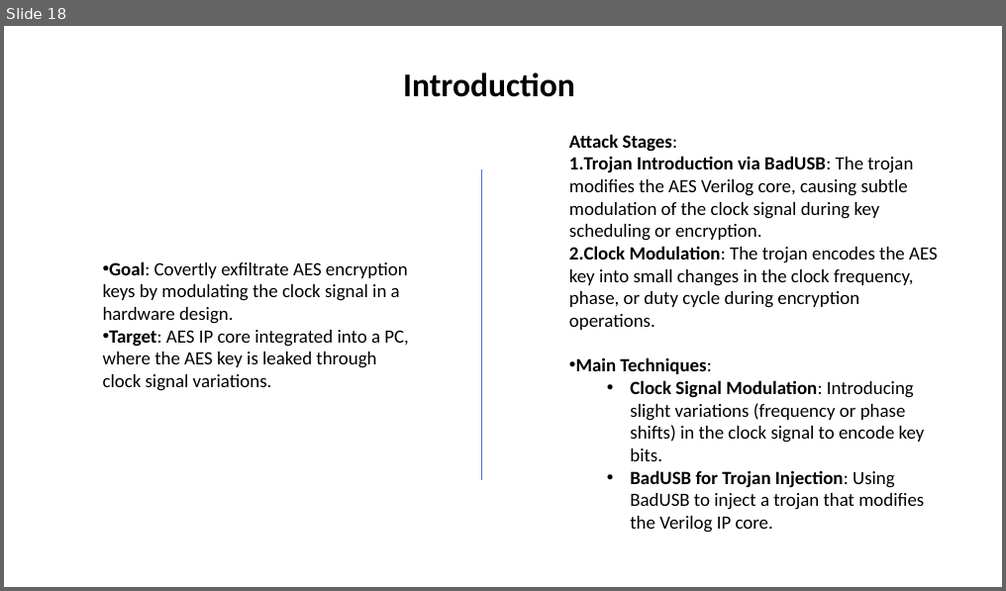
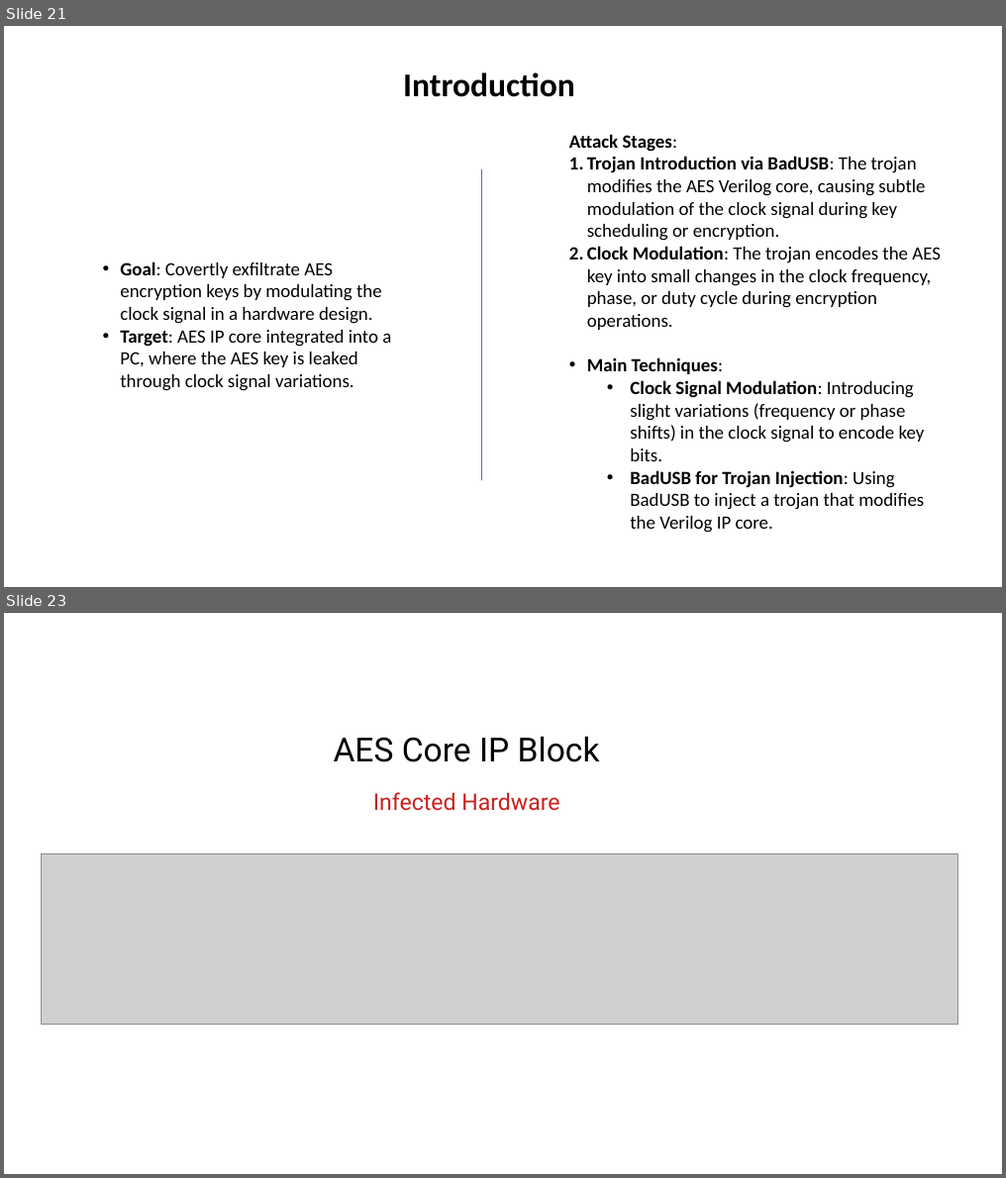
Before and after one commit to Lefteris-B/2024-CSAW, a slide deck: presentations/CSAW_2024_second_stage.pptx. Shown one above the other, each under a label of ours: slide 18 before the commit, slides 21 and 23 after it; the slides between them are not shown. The pictures are 1006x591 and 1006x1178 pixels, drawn with LibreOffice and Linux fonts; fonts in the diff are those of the drawing; grey boxes stand for pictures. Boxes give left, top, right and bottom in pixels: in the first picture for what was removed or moved away, otherwise in the second. Text is boxed around its words. In the diff, an @@ line names an element or a change of style, - is before the commit and + after.

```diff
--- a/presentations/CSAW_2024_second_stage.pptx
+++ b/presentations/CSAW_2024_second_stage.pptx
@@ slide 23 added at <box>4,613,1002,1174</box>, background #FFFFFF @@
@@ text added at <box>334,736,600,762</box>, 32 pt, text #000000 @@
+AES Core IP Block
@@ text added at <box>373,792,559,811</box>, 22 pt, text #C9211E @@
+Infected Hardware
@@ picture added at <box>42,854,958,1025</box> @@
@@ what was slide 18 is now slide 21 @@
@@ slide 21 changed as well @@
@@ text at <box>587,156,941,533</box>: indent changed @@
@@ text "Goal: Covertly exfiltrate AES encryption ..." at <box>120,262,391,391</box>: indent changed @@
```
Also in this commit, not shown: 12 other slides changed, 4 other slides added, 4 other files.
